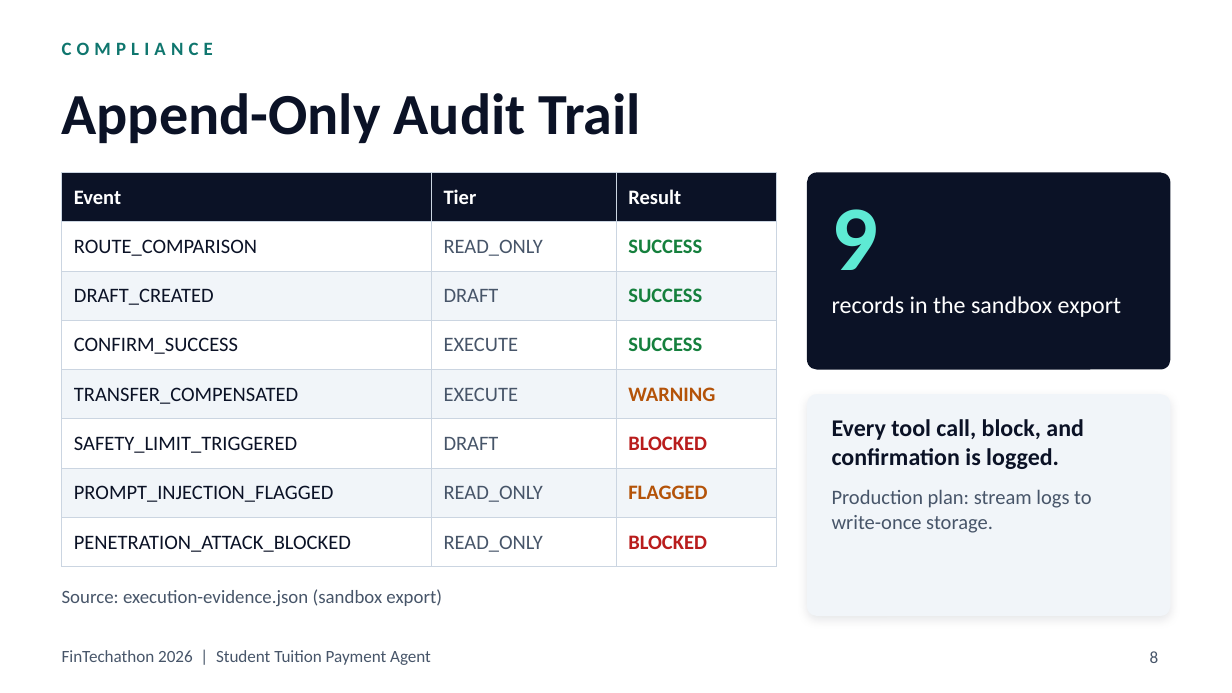
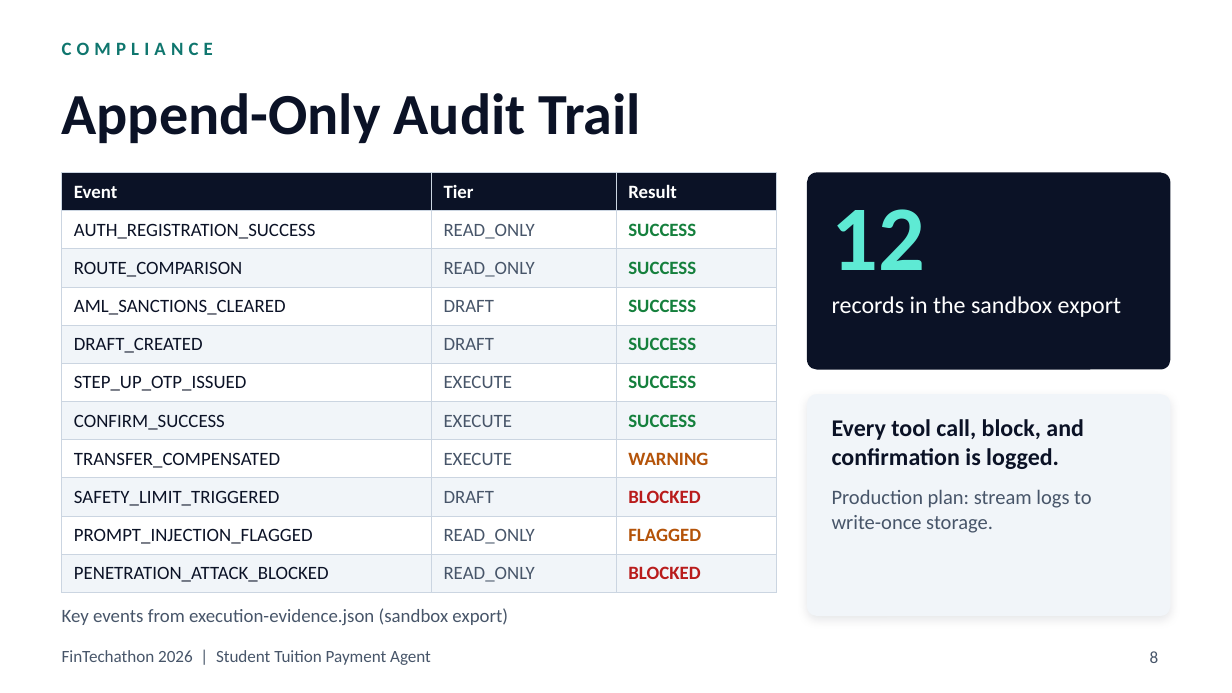
Before and after one commit to MirEashanZaman/student-tuition-payment-agent, a slide deck: slide 8 of docs/FINTECHATHON_2026_PRESENTATION.pptx. Drawn at 1232x693 pixels with LibreOffice and Linux fonts; fonts in the diff are those of the drawing. Boxes give left, top, right and bottom in pixels: in the first picture for what was removed or moved away, otherwise in the second. Text is boxed around its words. In the diff, an @@ line names an element or a change of style, - is before the commit and + after.

```diff
--- a/docs/FINTECHATHON_2026_PRESENTATION.pptx
+++ b/docs/FINTECHATHON_2026_PRESENTATION.pptx
@@ table at bbox=[62, 172, 776, 586] @@
+row 2: AUTH_REGISTRATION_SUCCESS | READ_ONLY | SUCCESS
+row 4: AML_SANCTIONS_CLEARED | DRAFT | SUCCESS
+row 6: STEP_UP_OTP_ISSUED | EXECUTE | SUCCESS
@@ text at bbox=[832, 209, 926, 270]: text changed @@
-9
+12
@@ text at bbox=[62, 608, 508, 625]: text changed @@
-Source: execution-evidence.json (sandbox export)
+Key events from execution-evidence.json (sandbox export)
```
Also in this commit, not shown: 4 other slides changed.
